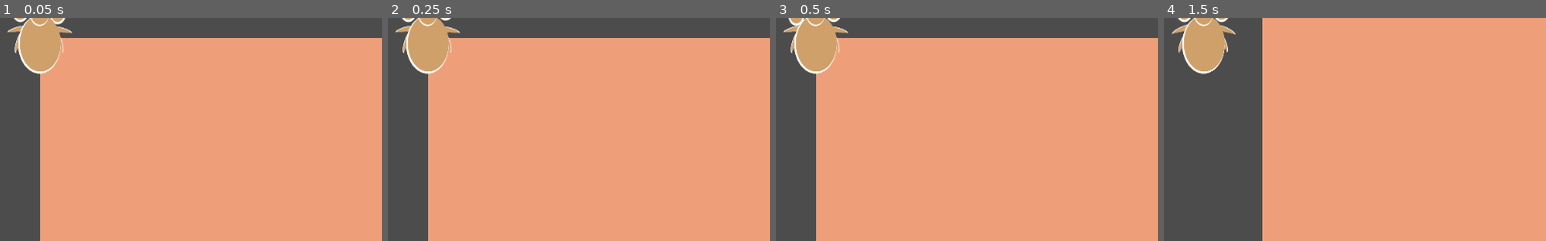
Above: before the commit, frames 1-4 (left to right).
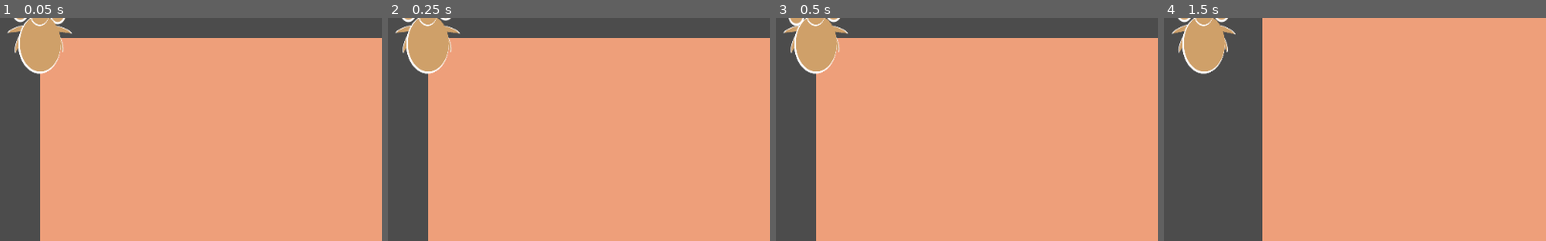
Above: after the commit, the same moments.

Repository: mtaubert/hermit
Game: Godot game, scene res://Scenes/Game.tscn
Same seed, same stepped clock (60 frames per second), same inputs: the game is played once before the commit and once after it.
Inputs (mouse positions are % of the whole screen's width and height, from its top left):
- Up to frame 1 (0.05 s): no input
- Up to frame 2 (0.25 s): no input
- Up to frame 3 (0.5 s): no input
- Up to frame 4 (1.5 s): move the mouse to (45, 70) at 0.52 s; hold F (interact) 0.53-1.28 s; hold W (move_up) from 0.53 s (still down); click (45, 70) at 0.67 s; move the mouse to (80, 65) at 1.27 s; tap F (interact) at 1.35 s
The pictures show only the part of the screen within x 45-95%, y 46-96%; the shares and areas given below are measured in that part.

The runs differ from the first frame. In frame 1, less than 0.1% of the frame differs, in the area x 2-19%, y 3-16%; in frame 2, less than 0.1%; in frame 3, less than 0.1%; in frame 4, nothing differs.

Commit message:
added particles on collectibles

Diff:
--- a/Scenes/Prefabs/collectible_shell.tscn
+++ b/Scenes/Prefabs/collectible_shell.tscn
@@ -1,10 +1,25 @@
-[gd_scene load_steps=4 format=2]
+[gd_scene load_steps=6 format=2]
 
 [ext_resource path="res://Scripts/shell.gd" type="Script" id=1]
 [ext_resource path="res://Assets/shell_1.png" type="Texture" id=2]
+[ext_resource path="res://Assets/interact_paticle.png" type="Texture" id=3]
 
 [sub_resource type="CircleShape2D" id=1]
 radius = 70.0
+
+[sub_resource type="ParticlesMaterial" id=2]
+emission_shape = 1
+emission_sphere_radius = 40.0
+flag_disable_z = true
+spread = 180.0
+gravity = Vector3( 0, 0, 0 )
+initial_velocity = 20.0
+angular_velocity = 80.0
+orbit_velocity = 0.0
+orbit_velocity_random = 0.0
+linear_accel = 10.0
+radial_accel = 40.0
+scale = 0.1
 
 [node name="Node2D" type="Node2D" groups=[
 "collectible",
@@ -20,6 +35,13 @@
 scale = Vector2( 0.25, 0.25 )
 texture = ExtResource( 2 )
 
+[node name="Particles2D" type="Particles2D" parent="."]
+position = Vector2( -2.72452, -2.72449 )
+emitting = false
+fract_delta = false
+process_material = SubResource( 2 )
+texture = ExtResource( 3 )
+
 [connection signal="area_entered" from="Area2D" to="." method="_on_Area2D_area_entered"]
 [connection signal="area_exited" from="Area2D" to="." method="_on_Area2D_area_exited"]
 [connection signal="body_entered" from="Area2D" to="." method="_on_Area2D_body_entered"]
--- a/Scenes/Prefabs/player_crab.tscn
+++ b/Scenes/Prefabs/player_crab.tscn
@@ -7,8 +7,6 @@
 [ext_resource path="res://Assets/crab_head.png" type="Texture" id=5]
 [ext_resource path="res://Assets/scuttle.tres" type="Animation" id=6]
 [ext_resource path="res://Assets/idle_claw.tres" type="Animation" id=7]
-[ext_resource path="res://Assets/shell_2.png" type="Texture" id=8]
-[ext_resource path="res://Assets/shell_3.png" type="Texture" id=9]
 
 [sub_resource type="CapsuleShape2D" id=1]
 radius = 35.7718
@@ -40,7 +38,7 @@
 
 [node name="l_leg1" type="Sprite" parent="KinematicBody2D/Node2D"]
 position = Vector2( -28.6571, 6.28142 )
-rotation = 0.29186
+rotation = 0.327097
 scale = Vector2( 0.4, 0.4 )
 texture = ExtResource( 3 )
 region_enabled = true
@@ -48,7 +46,7 @@
 
 [node name="r_leg1" type="Sprite" parent="KinematicBody2D/Node2D"]
 position = Vector2( 25.927, 5.80486 )
-rotation = -0.293252
+rotation = -0.330121
 scale = Vector2( 0.4, 0.4 )
 texture = ExtResource( 3 )
 flip_h = true
@@ -57,7 +55,7 @@
 
 [node name="r_leg2" type="Sprite" parent="KinematicBody2D/Node2D"]
 position = Vector2( 28.9745, -10.6817 )
-rotation = -1.31952
+rotation = -1.22955
 scale = Vector2( 0.4, 0.4 )
 texture = ExtResource( 3 )
 flip_h = true
@@ -66,7 +64,7 @@
 
 [node name="l_leg2" type="Sprite" parent="KinematicBody2D/Node2D"]
 position = Vector2( -29.9736, -11.5434 )
-rotation = 1.31969
+rotation = 1.22994
 scale = Vector2( 0.4, 0.4 )
 texture = ExtResource( 3 )
 region_enabled = true
@@ -88,21 +86,8 @@
 anims/idle = ExtResource( 7 )
 
 [node name="shell" type="Sprite" parent="KinematicBody2D/Node2D"]
-position = Vector2( 5.28662, 25.9104 )
+position = Vector2( 8.19844, 34.6458 )
 scale = Vector2( 0.25, 0.25 )
-
-[node name="shell2" type="Sprite" parent="KinematicBody2D/Node2D"]
-visible = false
-position = Vector2( -1.52588e-005, 10.5659 )
-scale = Vector2( 0.2, 0.2 )
-texture = ExtResource( 8 )
-
-[node name="shell3" type="Sprite" parent="KinematicBody2D/Node2D"]
-visible = false
-position = Vector2( 25.3732, 30.511 )
-rotation = -0.349066
-scale = Vector2( 0.3, 0.3 )
-texture = ExtResource( 9 )
 
 [node name="Camera2D" type="Camera2D" parent="KinematicBody2D"]
 current = true
--- a/Scripts/shell.gd
+++ b/Scripts/shell.gd
@@ -10,11 +10,11 @@
 	$Area2D/Sprite.texture = shell_texture
 
 func _on_Area2D_body_entered(body):
-
+	$Particles2D.emitting = true
 	emit_signal("can_pickup", self)
-	$Area2D/Sprite.modulate.r = 255
 
 
 func _on_Area2D_body_exited(body):
+
+	$Particles2D.emitting = false
 	emit_signal("cant_pickup")
-	$Area2D/Sprite.modulate.r = 0
Binary file added: Assets/interact_paticle.png
Not shown, added: Assets/interact_paticle.png.import
Binary file changed: Assets/shell_2.png
Binary file changed: Assets/shell_3.png
Not shown: 1 places in Scenes/Prefabs/player_crab.tscn that only renumber resources
